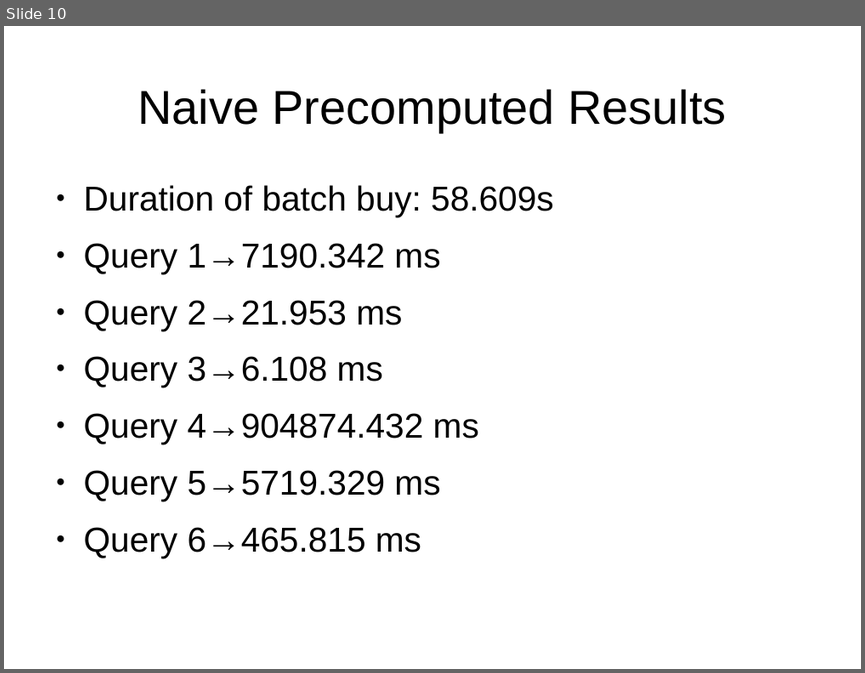
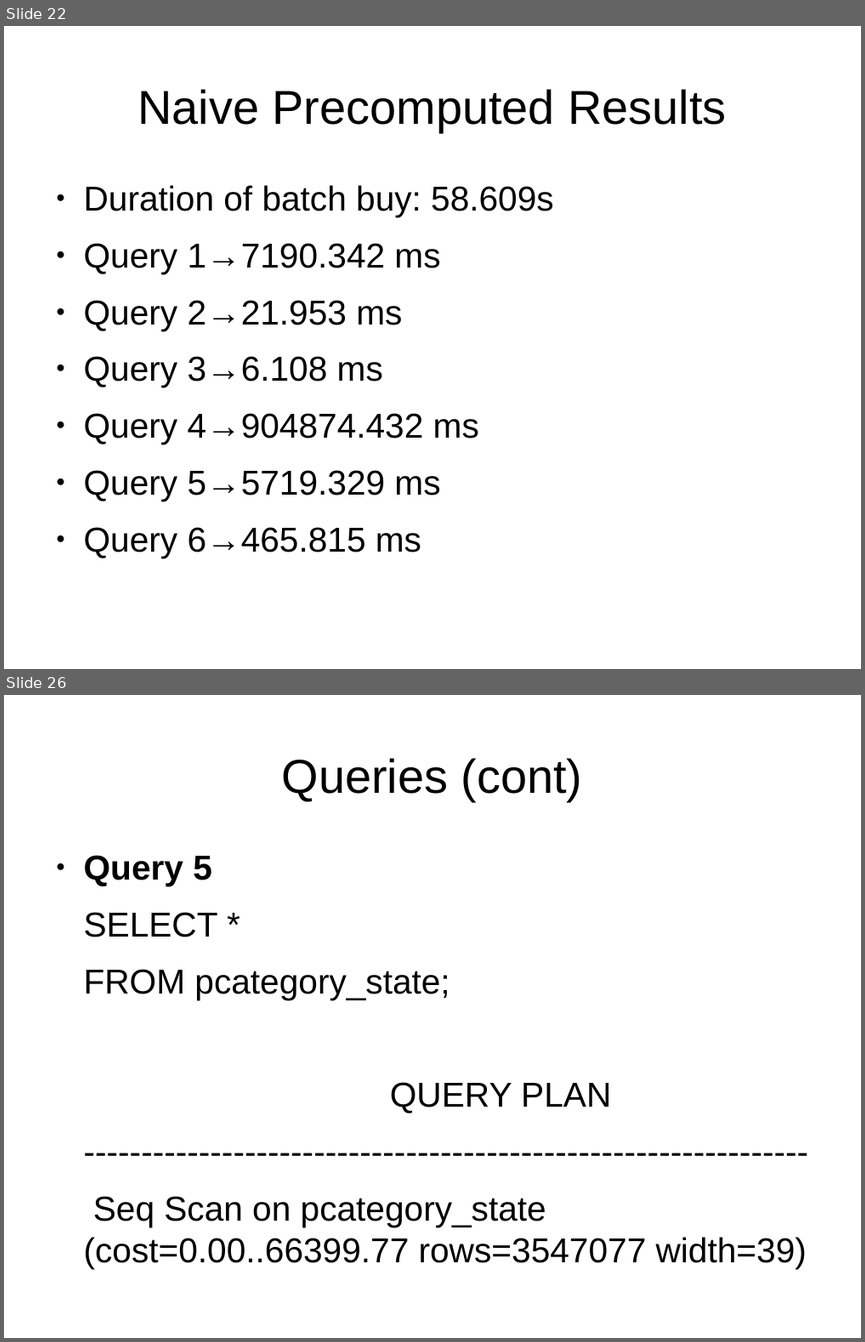
Before and after one commit to afcarl/dse201_final, a slide deck: dse201_final_report.odp. Shown one above the other, each under a label of ours: slide 10 before the commit, slides 22 and 26 after it; the slides between them are not shown. The pictures are 865x673 and 865x1342 pixels, drawn with LibreOffice and Linux fonts; fonts in the diff are those of the drawing. Boxes give left, top, right and bottom in pixels: in the first picture for what was removed or moved away, otherwise in the second. Text is boxed around its words. In the diff, an @@ line names an element or a change of style, - is before the commit and + after.

```diff
--- a/dse201_final_report.odp
+++ b/dse201_final_report.odp
@@ slide 26 added at (4, 695, 861, 1338), background #FFFFFF @@
@@ title added at (282, 758, 583, 801), 44 pt, text #000000 @@
+Queries (cont)
@@ text added at (84, 855, 806, 1268), 32 pt, text #000000 @@
+● Query 5
+SELECT *
+FROM pcategory_state;
+QUERY PLAN
+---------------------------------------------------------------
+Seq Scan on pcategory_state (cost=0.00..66399.77 rows=3547077 width=39)
@@ what was slide 10 is now slide 22 @@
```
Also in this commit, not shown: 10 slides changed, 16 other slides added.
